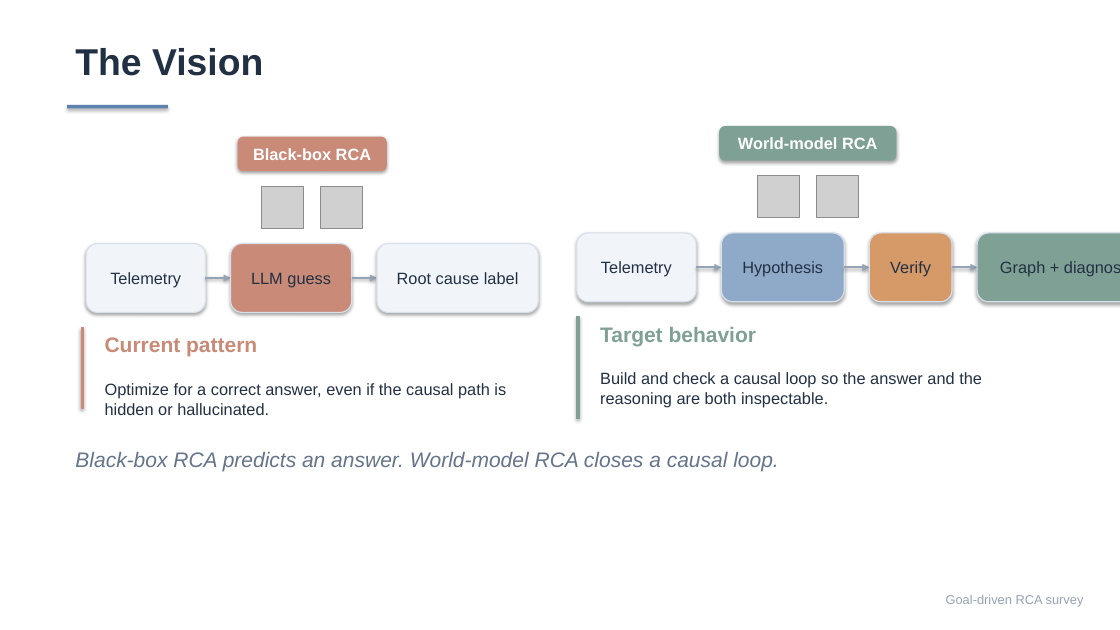
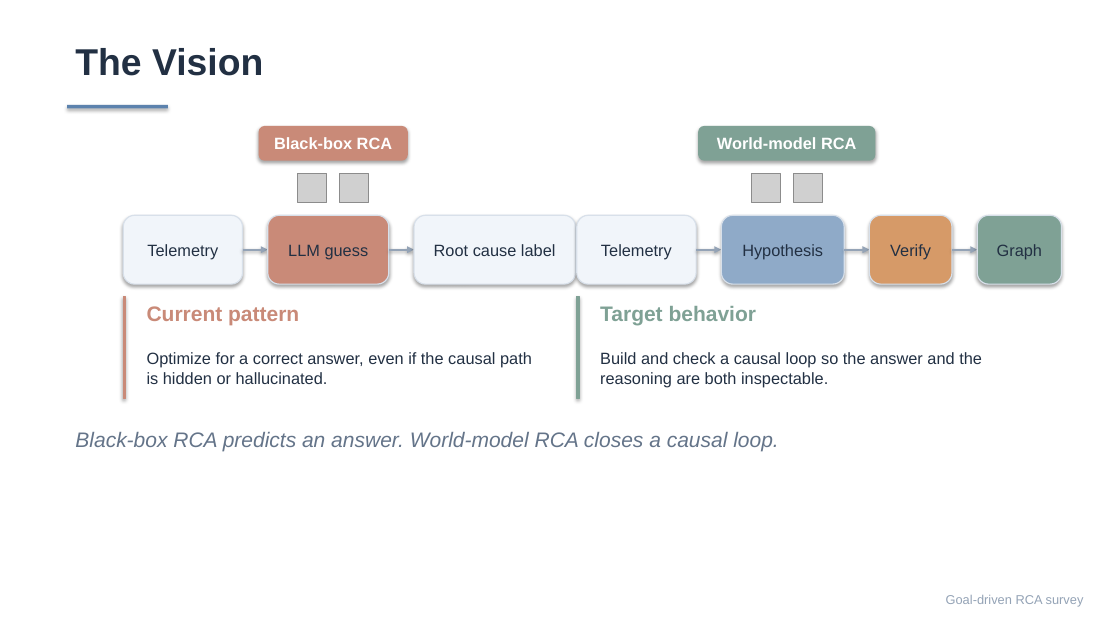
Before and after one commit to Lincyaw/paperops, a slide deck: slide 2 of examples/self-intro/diagnostic_world_model.pptx. Drawn at 1120x630 pixels with LibreOffice and Linux fonts; fonts in the diff are those of the drawing; grey boxes stand for pictures. Boxes give left, top, right and bottom in pixels: in the first picture for what was removed or moved away, otherwise in the second. Text is boxed around its words. In the diff, an @@ line names an element or a change of style, - is before the commit and + after.

```diff
--- a/examples/self-intro/diagnostic_world_model.pptx
+++ b/examples/self-intro/diagnostic_world_model.pptx
@@ rounded rectangle "Black-box RCA": place and size @@
-rounded rectangle "Black-box RCA" at <box>238,137,386,171</box>
+rounded rectangle "Black-box RCA" at <box>259,126,408,160</box>
@@ rounded rectangle "World-model RCA": place and size @@
-rounded rectangle "World-model RCA" at <box>719,126,897,160</box>
+rounded rectangle "World-model RCA" at <box>698,126,875,160</box>
@@ picture added at <box>297,173,327,202</box> @@
@@ picture added at <box>339,173,369,202</box> @@
@@ picture: place and size @@
-picture at <box>758,176,800,218</box>
+picture at <box>751,173,781,202</box>
@@ picture added at <box>793,173,823,202</box> @@
@@ picture removed at <box>817,176,859,218</box> @@
@@ picture removed at <box>262,187,304,229</box> @@
@@ picture removed at <box>321,187,363,229</box> @@
@@ rounded rectangle "Telemetry": place and size @@
-rounded rectangle "Telemetry" at <box>86,244,205,313</box>
+rounded rectangle "Telemetry" at <box>124,215,243,284</box>
@@ rounded rectangle "Graph": place and size @@
-rounded rectangle "Graph" at <box>977,233,1120,302</box>
+rounded rectangle "Graph" at <box>977,215,1061,284</box>
@@ 2 rounded rectangles, 2 arrows: place and size @@
-2 rounded rectangles, 2 arrows at <box>206,244,539,313</box>
+2 rounded rectangles, 2 arrows at <box>243,215,576,284</box>
@@ 3 arrows: place and size @@
-3 arrows at <box>697,267,977,267</box>
+3 arrows at <box>697,250,977,250</box>
@@ text in rounded rectangle at <box>997,244,1042,259</box>: text changed @@
-Graph + diagnosis
+Graph
@@ rectangle: place and size @@
-rectangle at <box>82,328,84,408</box>
+rectangle at <box>124,297,126,398</box>
@@ text "Current pattern": place and size @@
-text "Current pattern" at <box>105,337,257,357</box>
+text "Current pattern" at <box>147,306,299,326</box>
@@ 3 rounded rectangles, 1 text, 1 rectangle: place and size @@
-3 rounded rectangles, 1 text, 1 rectangle at <box>75,233,952,471</box>
+3 rounded rectangles, 1 text, 1 rectangle at <box>75,215,952,451</box>
@@ text "Target behavior": place and size @@
-text "Target behavior" at <box>600,327,756,346</box>
+text "Target behavior" at <box>600,306,756,326</box>
@@ text "Optimize for a correct answer, ..." rewrapped from <box>105,383,506,415</box> to <box>147,352,532,384</box> @@
@@ text "Build and check a causal ...": place and size @@
-text "Build and check a causal ..." at <box>600,372,982,408</box>
+text "Build and check a causal ..." at <box>600,352,982,387</box>
```
Also in this commit, not shown: 7 other slides changed, 6 slides added, 7 slides removed, 1 other file.
